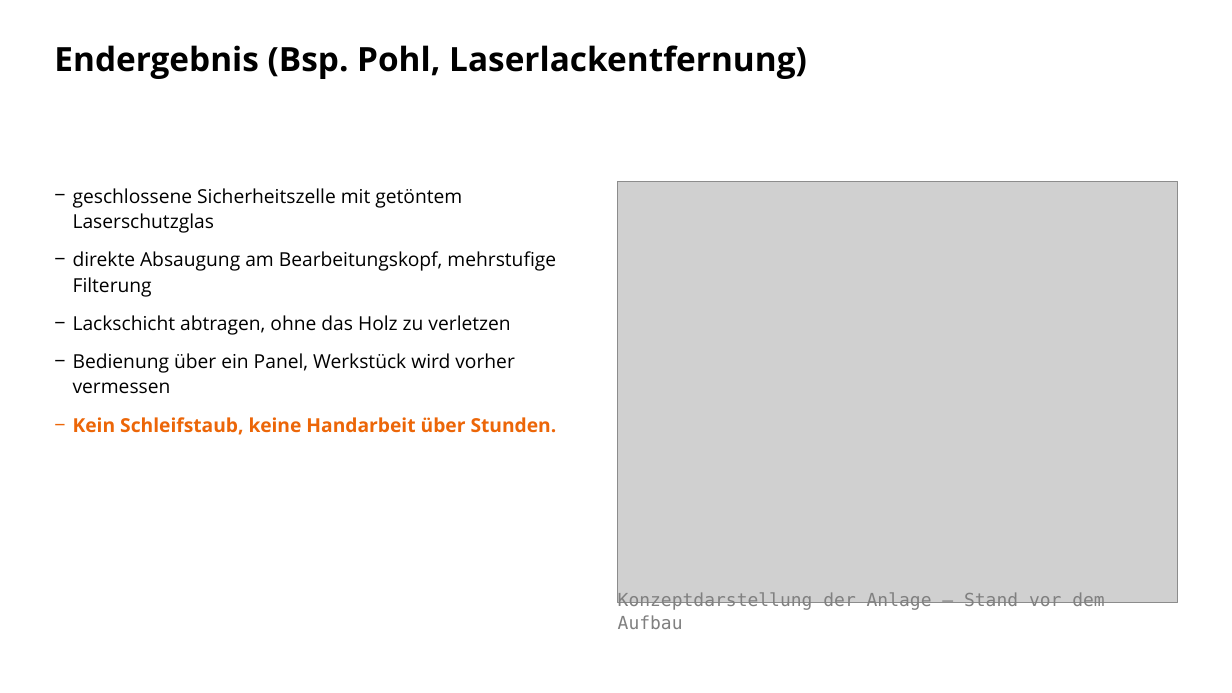
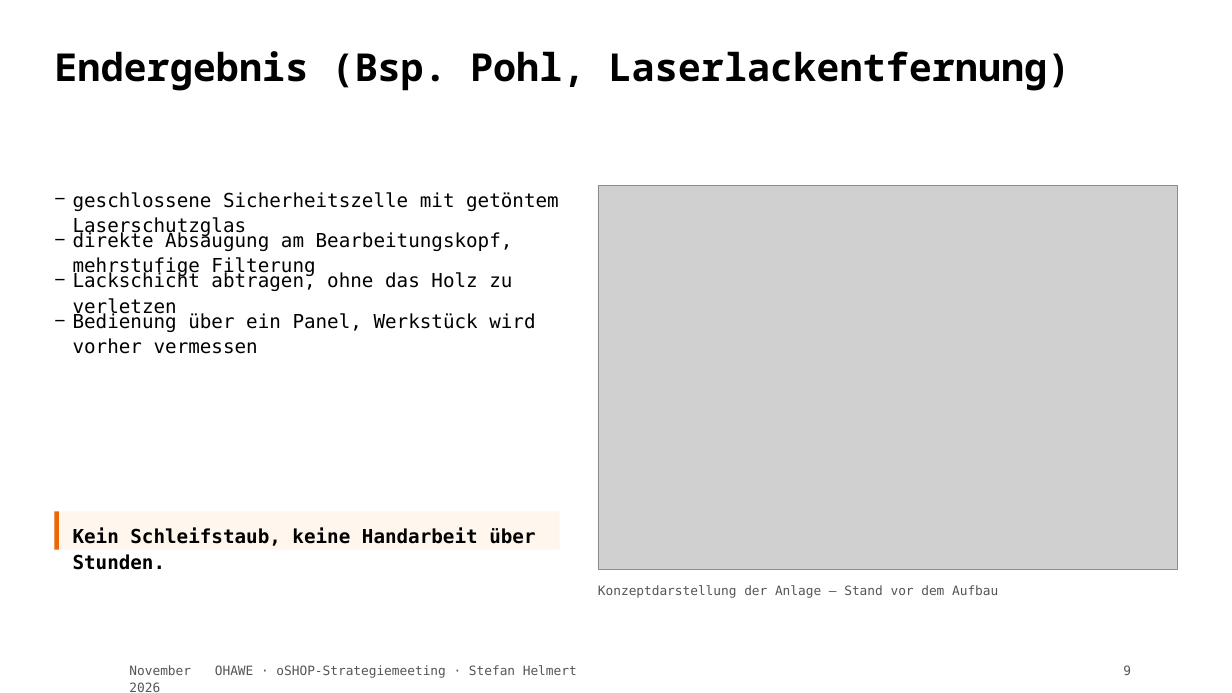
Before and after one commit to TheTesla/slides-oshop-strategieemeeting-ohawe, a slide deck: slide 9 of ohawe-strategie.pptx. Drawn at 1232x693 pixels with LibreOffice and Linux fonts; fonts in the diff are those of the drawing; grey boxes stand for pictures; background and template pictures are left out. Boxes give left, top, right and bottom in pixels: in the first picture for what was removed or moved away, otherwise in the second. Text is boxed around its words. In the diff, an @@ line names an element or a change of style, - is before the commit and + after.

Commit message:
Fußzeile sitzt in beiden Fassungen gleich tief; PPTX wieder gestaltet statt reiner Listen
- Reveal-Druck: Folie als feste Seite, Fußzeile absolut 34px über der Unterkante,
  Inhaltsabstand 104px. Vorher wanderte die Fußzeile mit der Textmenge.
- Titelfolie: Metazeile auf dieselbe Höhe gesetzt, damit der Abstand überall stimmt.
- PPTX neu aufgebaut: Karten, Kennzahlen, Zitatbalken und Bildreihen wie in der
  HTML-Fassung, Typografie/Farben aus dem Master (LM Mono, LM Mono Caps, Orange).
- LM Mono installiert und in die PPTX eingebettet; Aufzählungsstriche aus dem
  Master-Textstil, Titel/Fußzeilen ohne Strich.
- Fußzeile in der PPTX auf den Master-Koordinaten, rechts vom Logo.

```diff
--- a/ohawe-strategie.pptx
+++ b/ohawe-strategie.pptx
@@ text "Endergebnis (Bsp. Pohl, Laserlackentfernung)" at [54,51,1071,91]: size 26 to 30 pt, font Open Sans to Noto Sans Mono; line spacing 1 to 1.1; more space between paragraphs @@
@@ text removed at [73,188,557,435] @@
-− geschlossene Sicherheitszelle mit getöntem Laserschutzglas
-− direkte Absaugung am Bearbeitungskopf, mehrstufige Filterung
-− Lackschicht abtragen, ohne das Holz zu verletzen
-− Bedienung über ein Panel, Werkstück wird vorher vermessen
-− Kein Schleifstaub, keine Handarbeit über Stunden.
@@ text added at [73,192,559,237], 15 pt, text #000000 @@
+− geschlossene Sicherheitszelle mit getöntem Laserschutzglas
@@ picture: place and size @@
-picture at [618,181,1178,603]
+picture at [598,186,1177,570]
@@ text added at [73,232,513,277], 15 pt, text #000000 @@
+− direkte Absaugung am Bearbeitungskopf, mehrstufige Filterung
@@ text added at [73,272,512,317], 15 pt, text #000000 @@
+− Lackschicht abtragen, ohne das Holz zu verletzen
@@ text added at [73,312,535,354], 15 pt, text #000000 @@
+− Bedienung über ein Panel, Werkstück wird vorher vermessen
@@ rectangle added at [55,511,560,550], fill #FFF6EE @@
@@ rectangle added at [55,511,59,550], fill #EC6608 @@
@@ text added at [73,528,535,570], 15 pt, text #000000, bold @@
+Kein Schleifstaub, keine Handarbeit über Stunden.
@@ text "Konzeptdarstellung der Anlage — Stand ...": place and size @@
-text "Konzeptdarstellung der Anlage — Stand ..." at [618,592,1104,629]
+text "Konzeptdarstellung der Anlage — Stand ..." at [598,585,998,598]
@@ text "Konzeptdarstellung der Anlage — Stand ..." at [598,585,998,598]: size 14 to 10 pt, text colour #808080 to #555555; more space between paragraphs; vertical alignment bottom to top @@
@@ text added at [129,665,191,692], 10 pt, text #555555 @@
+November 2026
@@ text added at [215,665,577,678], 10 pt, text #555555 @@
+OHAWE · oSHOP-Strategiemeeting · Stefan Helmert
@@ text added at [1123,665,1131,675], 10 pt, text #555555 @@
+9
```
Also in this commit, not shown: 10 other slides changed, 4 other files.
